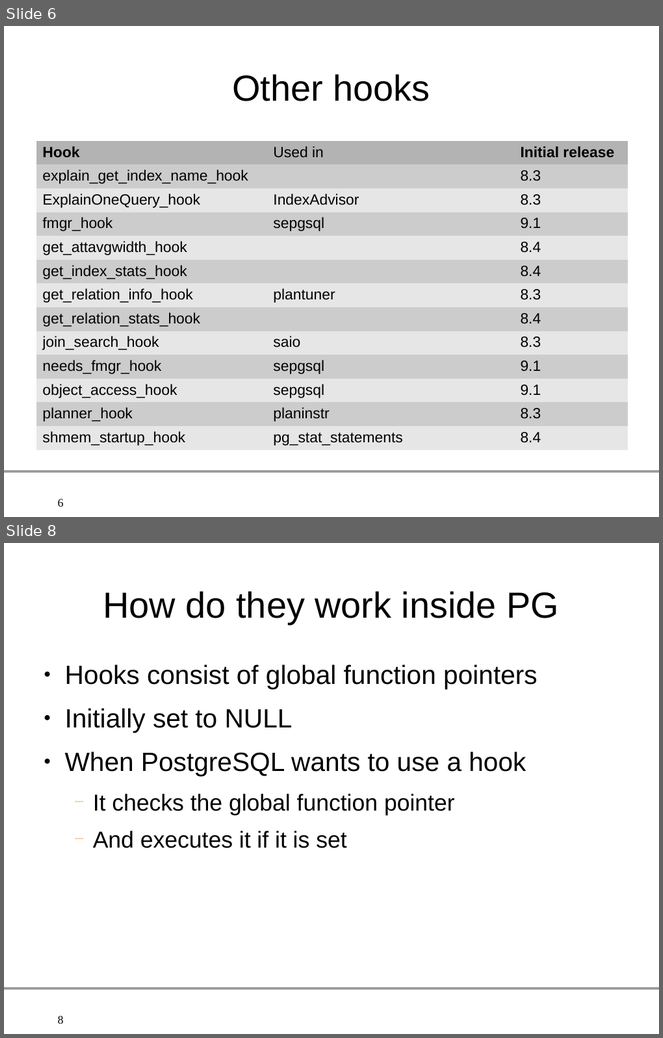
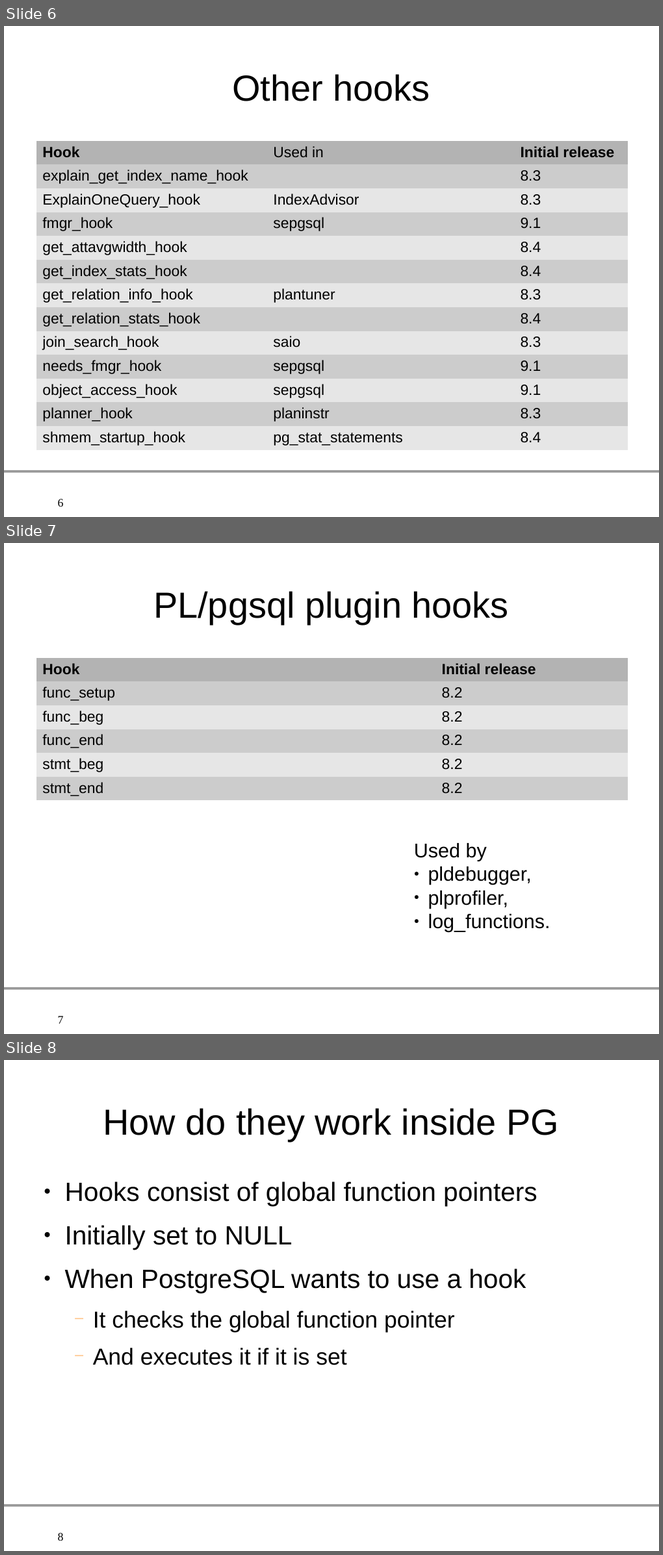
Before and after one commit to gleu/Hooks-in-PostgreSQL, a slide deck: hooks_in_postgresql.odp. Shown one above the other, each under a label of ours: slides 6 and 8 before the commit, slides 6, 7 and 8 after it; the slides between them are not shown. The pictures are 663x1038 and 663x1555 pixels, drawn with LibreOffice and Linux fonts; fonts in the diff are those of the drawing; background and template pictures are left out. Boxes give left, top, right and bottom in pixels: in the first picture for what was removed or moved away, otherwise in the second. Text is boxed around its words. In the diff, an @@ line names an element or a change of style, - is before the commit and + after.

Commit message:
Add more informations on PLpgsql plugin hooks, and an example

```diff
--- a/hooks_in_postgresql.odp
+++ b/hooks_in_postgresql.odp
@@ slide 7 added at [4, 543, 659, 1034], background #FFFFFF; not listed: 2 template elements that a slide beside it also shows @@
@@ title added at [154, 591, 509, 624], 44 pt, text #000000 @@
+PL/pgsql plugin hooks
@@ table added at [36, 658, 628, 799], 6 rows, 2 columns @@
+Hook | Initial release
+func_setup | 8.2
+func_beg | 8.2
+func_end | 8.2
+stmt_beg | 8.2
+stmt_end | 8.2
@@ text added at [414, 843, 551, 932], 24 pt, text #000000 @@
+Used by
+● pldebugger,
+● plprofiler,
+● log_functions.
```
Also in this commit, not shown: 2 slides changed, 6 other slides added, 1 slide removed, 3 other files.
